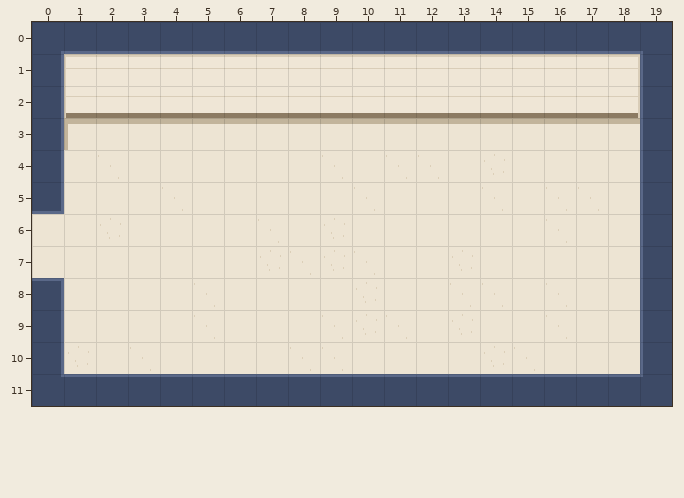
Two states of a Tiled map (JSON), public/assets/maps/prologue/night-desk.tmj. The first picture shows the starting point.
Cells are 32x32 px. Shown: x 0..19, y 0..11.
The result:
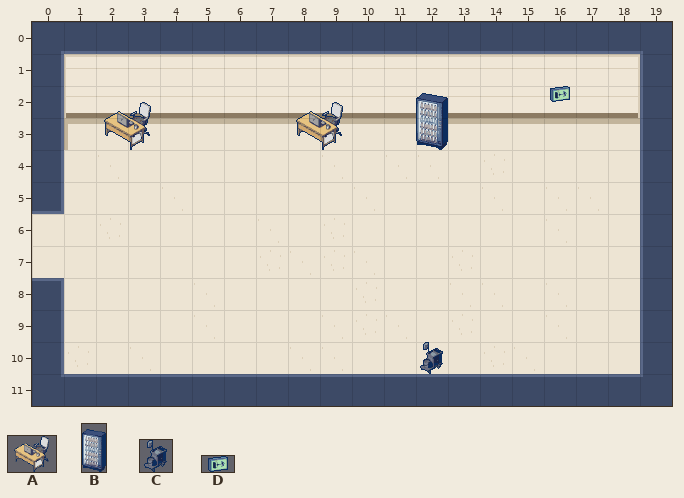
Key: from "props": A 0 "prop-office-desk", B 1 "prop-night-vending", C 2 "prop-night-cleaning-cart", D 3 "prop-night-exit-sign".
Objects are placed by their top-left corner, in cells (3,4 is the top-left corner of cell 3,4); size is 1x1 cell unless given.
Diff:
{"where": "layer \"props\" (added)"}
{"now": "D \"night-exit-sign\" at 16,2 size 1x0.5"}
{"now": "A \"office-desk\" at 2,2.5 size 2x1.5"}
{"now": "A \"office-desk\" at 8,2.5 size 2x1.5"}
{"now": "B \"night-vending\" at 12,2 size 1x2"}
{"now": "C \"night-cleaning-cart\" at 12,10"}
{"label":"added","picture_box":[416,93,448,150]}
{"label":"added","picture_box":[550,86,570,102]}
{"label":"added","picture_box":[104,102,151,150]}
{"label":"added","picture_box":[296,102,343,150]}
{"label":"added","picture_box":[420,342,443,374]}
